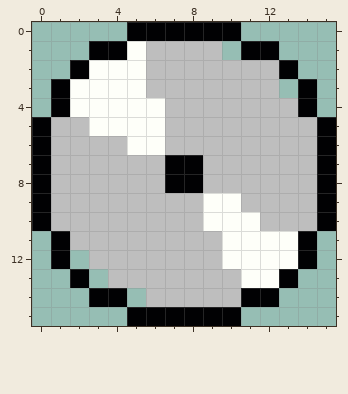
Two states of a pixel-art file, BossBreakout/Assets/PROJECT/Art/disk.ase. The picture above is the old version.
16x16 pixels, 1 frame. Colours within 5 levels of each other are drawn and written as one.
Now the later version:
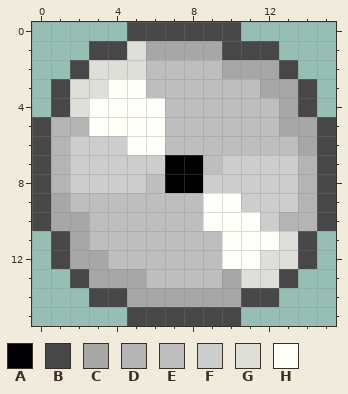
Palette (. is transparent): A #010103  B #474747  C #a7a7a7  D #b4b4b4  E #bebebe  F #cdcdcd  G #dfdfda  H #fefff9
Change:
@@ x 0..15 @@
- 0 .....AAAAAA.....
- 1 ...AAHEEEE.AA...
- 2 ..AHHHEEEEEEEA..
- 3 .AHHHHEEEEEEE.A.
- 4 .AHHHHHEEEEEEEA.
- 5 AEEHHHHEEEEEEEEA
- 6 AEEEEHHEEEEEEEEA
- 7 AEEEEEEAAEEEEEEA
- 8 AEEEEEEAAEEEEEEA
- 9 AEEEEEEEEHHEEEEA
-10 AEEEEEEEEHHHEEEA
-11 .AEEEEEEEEHHHHA.
-12 .A.EEEEEEEHHHHA.
-13 ..A.EEEEEEEHHA..
-14 ...AA.EEEEEAA...
-15 .....AAAAAA.....
+ 0 .....BBBBBB.....
+ 1 ...BBGCCCCBBB...
+ 2 ..BGGGEEEECCCB..
+ 3 .BGGHHEEEEEECCB.
+ 4 .BGHHHHEEEEEECB.
+ 5 BDDHHHHEEEEEECCB
+ 6 BDFFFHHEEEEEEECB
+ 7 BDFFFFFAAEFFFFDB
+ 8 BDFFFFEAAFFFFFDB
+ 9 BCEEEEEEEHHFFFDB
+10 BCCEEEEEEHHHFDDB
+11 .BCEEEEEEEHHHGB.
+12 .BCCEEEEEEHHGGB.
+13 ..BCCCEEEECGGB..
+14 ...BBCCCCCCBB...
+15 .....BBBBBB.....
